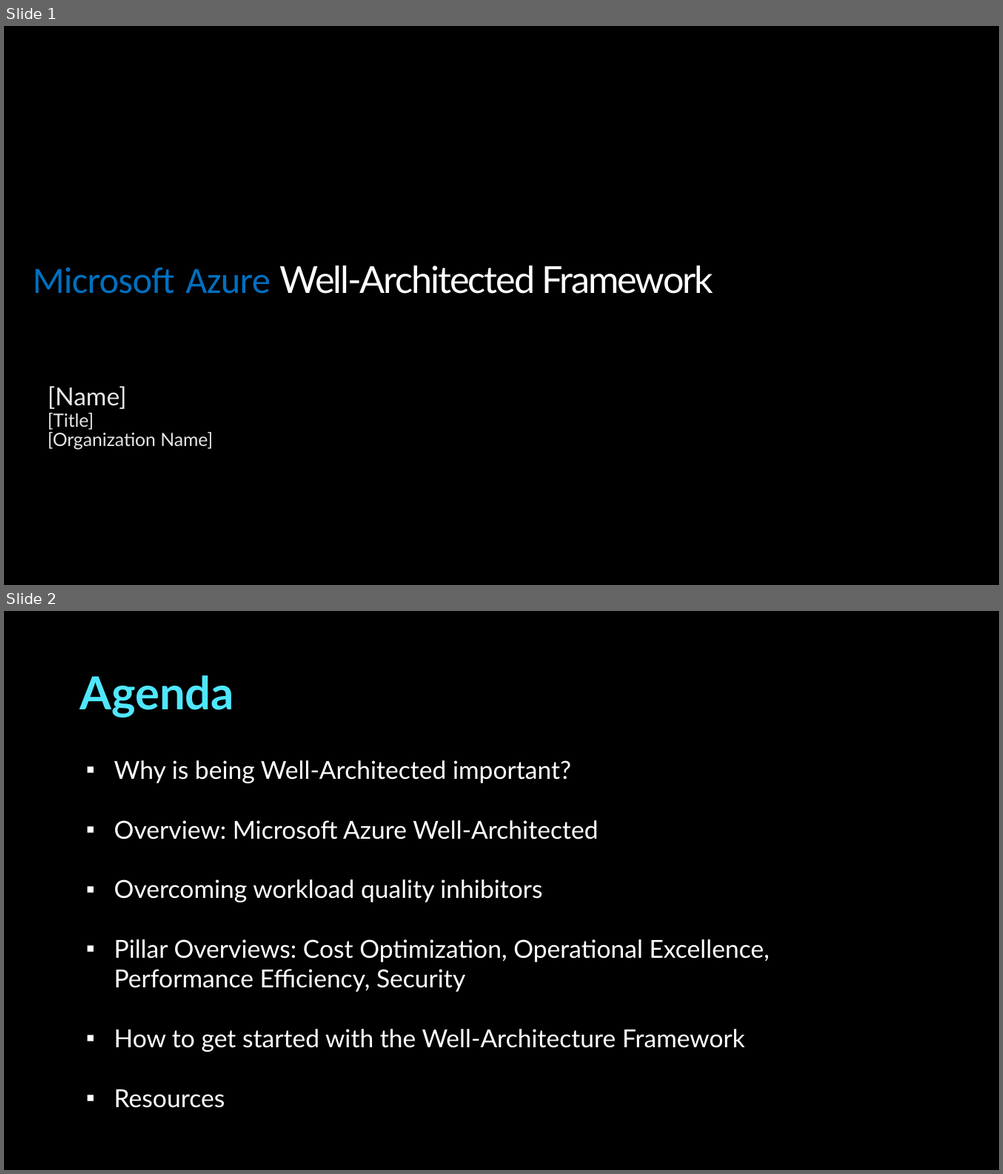
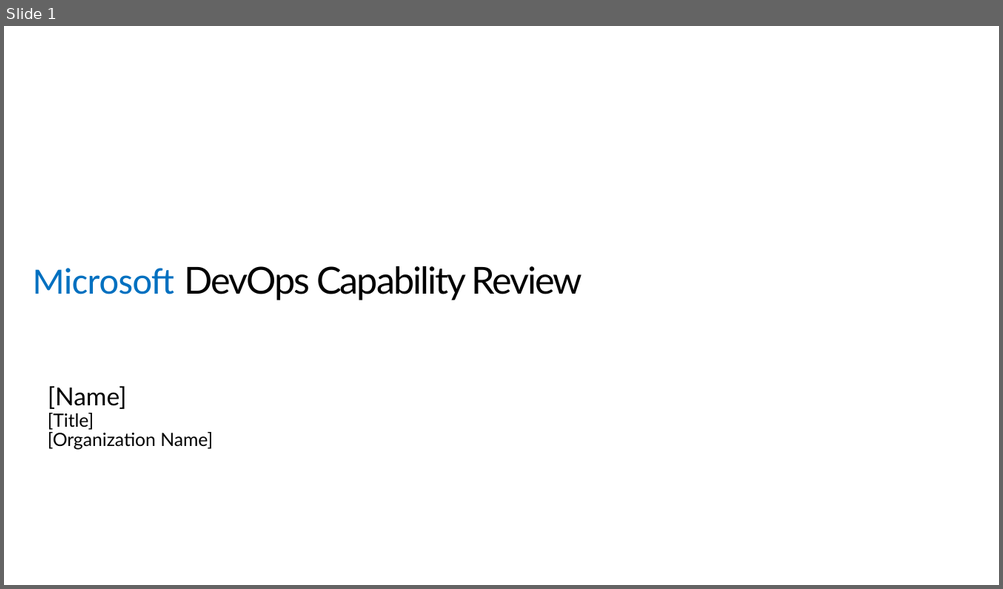
Before and after one commit to Azure/WellArchitected-Tools, a slide deck: WARP/devops/PnP_PowerPointReport_Template.pptx. Shown one above the other, each under a label of ours: slides 1 and 2 before the commit, slide 1 after it. The pictures are 1003x1174 and 1003x589 pixels, drawn with LibreOffice and Linux fonts; fonts in the diff are those of the drawing. Boxes give left, top, right and bottom in pixels: in the first picture for what was removed or moved away, otherwise in the second. Text is boxed around its words. In the diff, an @@ line names an element or a change of style, - is before the commit and + after.

```diff
--- a/WARP/devops/PnP_PowerPointReport_Template.pptx
+++ b/WARP/devops/PnP_PowerPointReport_Template.pptx
@@ slide 2 removed at (x1=4, y1=611, x2=999, y2=1170), background #000000 @@
@@ title removed at (x1=79, y1=675, x2=234, y2=718) @@
-Agenda
@@ text removed at (x1=114, y1=760, x2=769, y2=1108) @@
-▪ Why is being Well-Architected important?
-▪ Overview: Microsoft Azure Well-Architected
-▪ Overcoming workload quality inhibitors
-▪ Pillar Overviews: Cost Optimization, Operational Excellence, Performance Efficiency, Security
-▪ How to get started with the Well-Architecture Framework
-▪ Resources
@@ slide 1 changed as well @@
@@ background #000000 to #FFFFFF @@
@@ title at (x1=33, y1=266, x2=583, y2=301): text changed; text colour #FFFFFF to #000000 @@
-Microsoft Azure Well-Architected Framework
+Microsoft DevOps Capability Review
@@ text "[Name]" at (x1=48, y1=386, x2=213, y2=450): text colour #E7E6E6 to #000000 @@
```
Also in this commit, not shown: 3 other slides changed, 10 slides added, 5 other slides removed.
